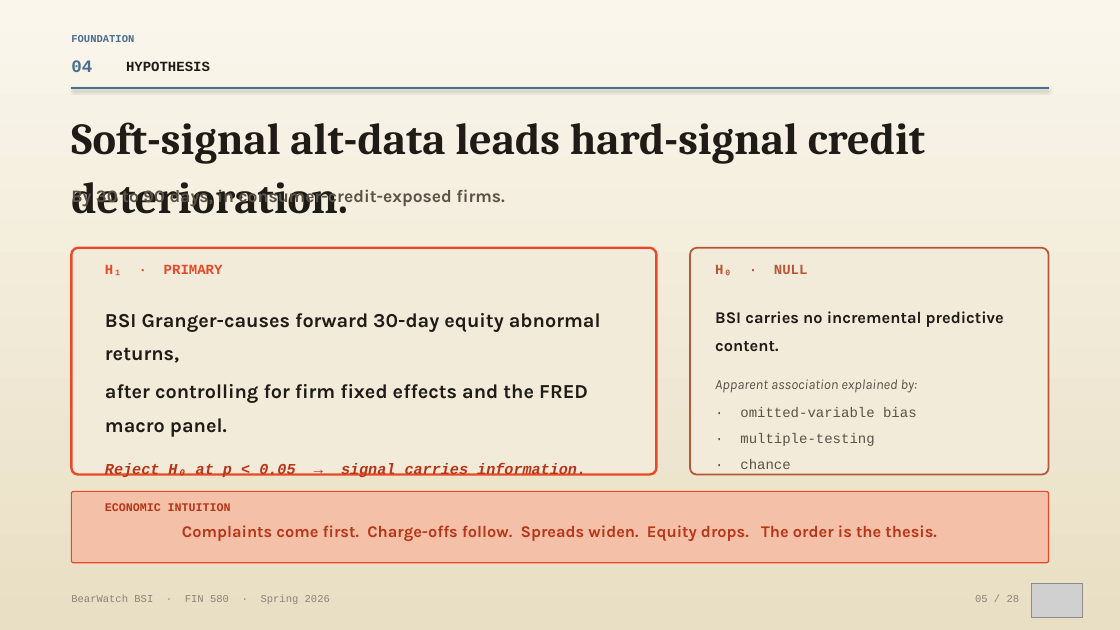
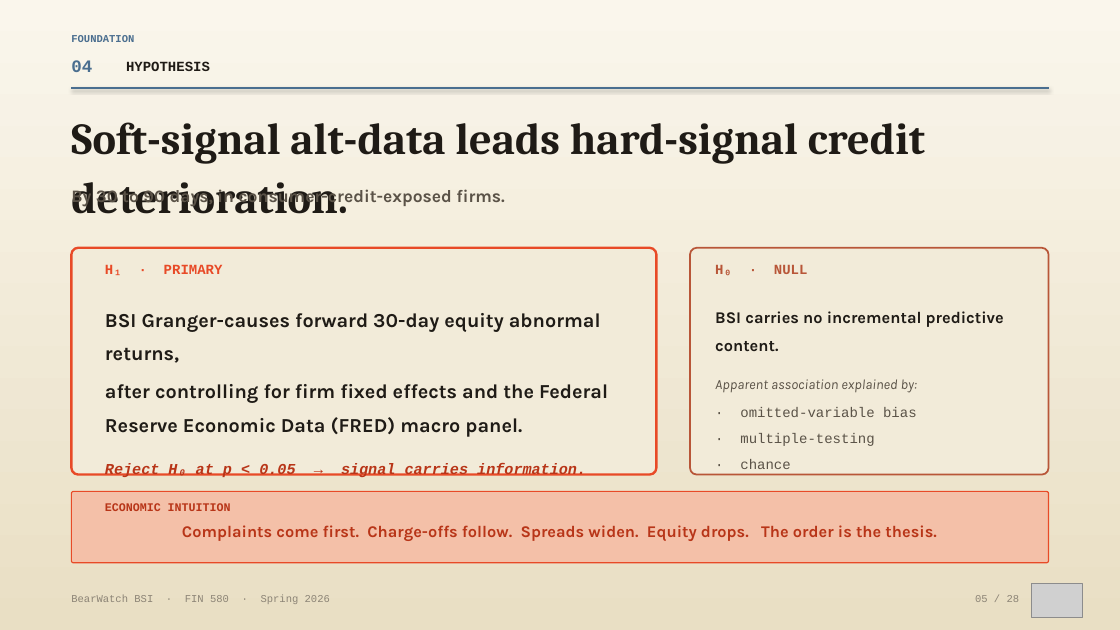
Before and after one commit to vermasidd1502/bnpl-trap, a slide deck: slide 5 of presentation/BearWatch_Research_Deck_FINAL.pptx. Drawn at 1120x630 pixels with LibreOffice and Linux fonts; fonts in the diff are those of the drawing; grey boxes stand for pictures. Boxes give left, top, right and bottom in pixels: in the first picture for what was removed or moved away, otherwise in the second. Text is boxed around its words. In the diff, an @@ line names an element or a change of style, - is before the commit and + after.

```diff
--- a/presentation/BearWatch_Research_Deck_FINAL.pptx
+++ b/presentation/BearWatch_Research_Deck_FINAL.pptx
@@ text at [105,384,608,437]: text changed @@
-after controlling for firm fixed effects and the FRED macro panel.
+after controlling for firm fixed effects and the Federal Reserve Economic Data (FRED) macro panel.
```
Also in this commit, not shown: 10 other slides changed, 1 other file.
